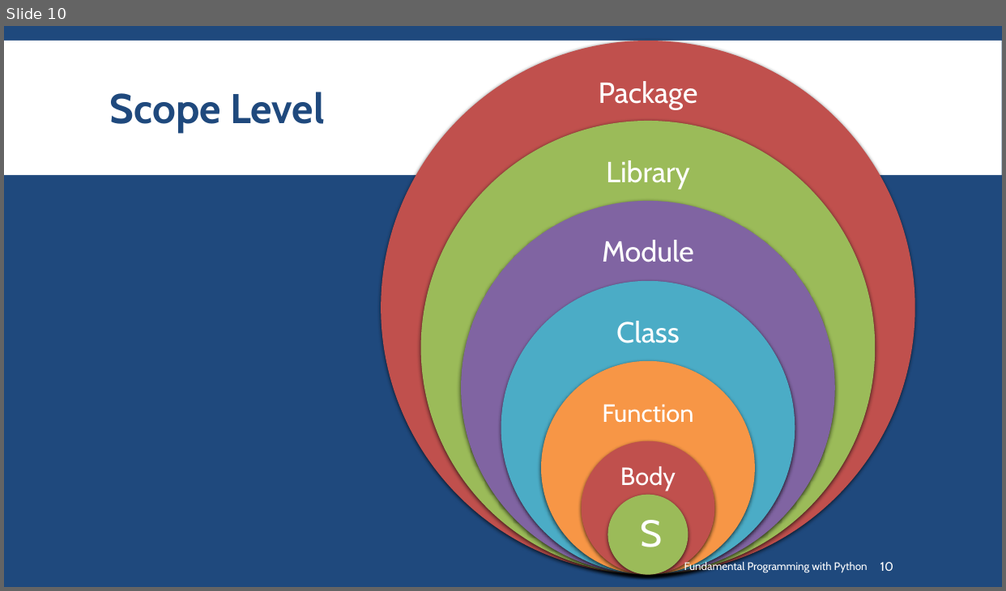
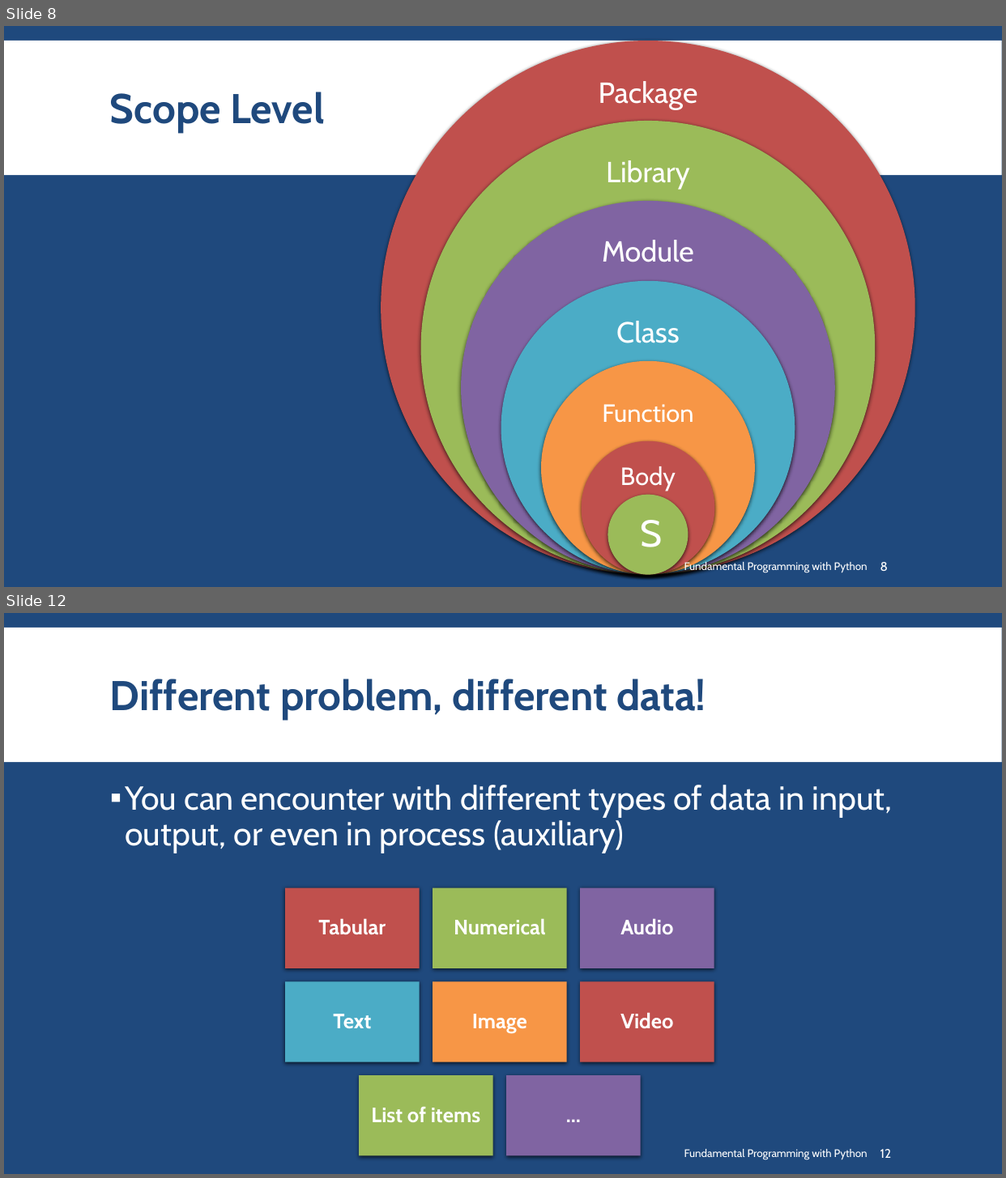
Before and after one commit to SharifPythonSpace/Course1401, a slide deck: Slide/17- Visualization for Presentation and better Understanding.pptx. Shown one above the other, each under a label of ours: slide 10 before the commit, slides 8 and 12 after it; the slides between them are not shown. The pictures are 1006x591 and 1006x1178 pixels, drawn with LibreOffice and Linux fonts; fonts in the diff are those of the drawing; background and template pictures are left out. Boxes give left, top, right and bottom in pixels: in the first picture for what was removed or moved away, otherwise in the second. Text is boxed around its words. In the diff, an @@ line names an element or a change of style, - is before the commit and + after.

```diff
--- a/Slide/17- Visualization for Presentation and better Understanding.pptx
+++ b/Slide/17- Visualization for Presentation and better Understanding.pptx
@@ slide 12 added at box(4, 613, 1002, 1174), background #1F497D; not listed: 1 template element that a slide beside it also shows @@
@@ title added at box(110, 679, 705, 719), 40 pt, text #1F497D, bold @@
+Different problem, different data!
@@ text added at box(125, 785, 893, 854), 32 pt, text #FFFFFF @@
+▪ You can encounter with different types of data in input, output, or even in process (auxiliary)
@@ group added at box(286, 888, 714, 1156): 8 rectangles, 8 texts @@
+Tabular
+Numerical
+Audio
+Text
+Image
+Video
+List of items
+…
@@ text added at box(684, 1149, 867, 1161), 10.5 pt, text #FFFFFF @@
+Fundamental Programming with Python
@@ page number added at box(880, 1149, 892, 1158), 12 pt, text #FFFFFF @@
+12
@@ what was slide 10 is now slide 8 @@
@@ page number at box(880, 562, 888, 571): text changed @@
-10
+8
```
Also in this commit, not shown: 7 slides changed, 6 other slides added.
